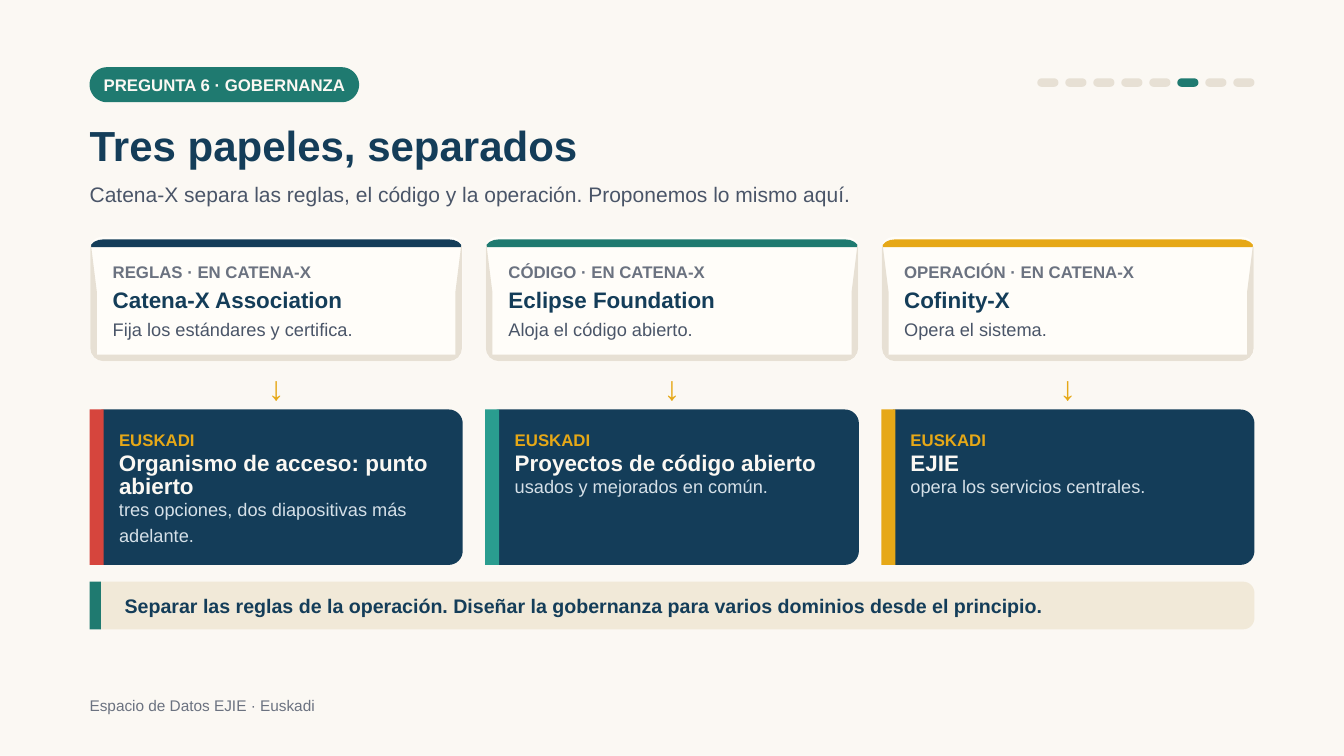
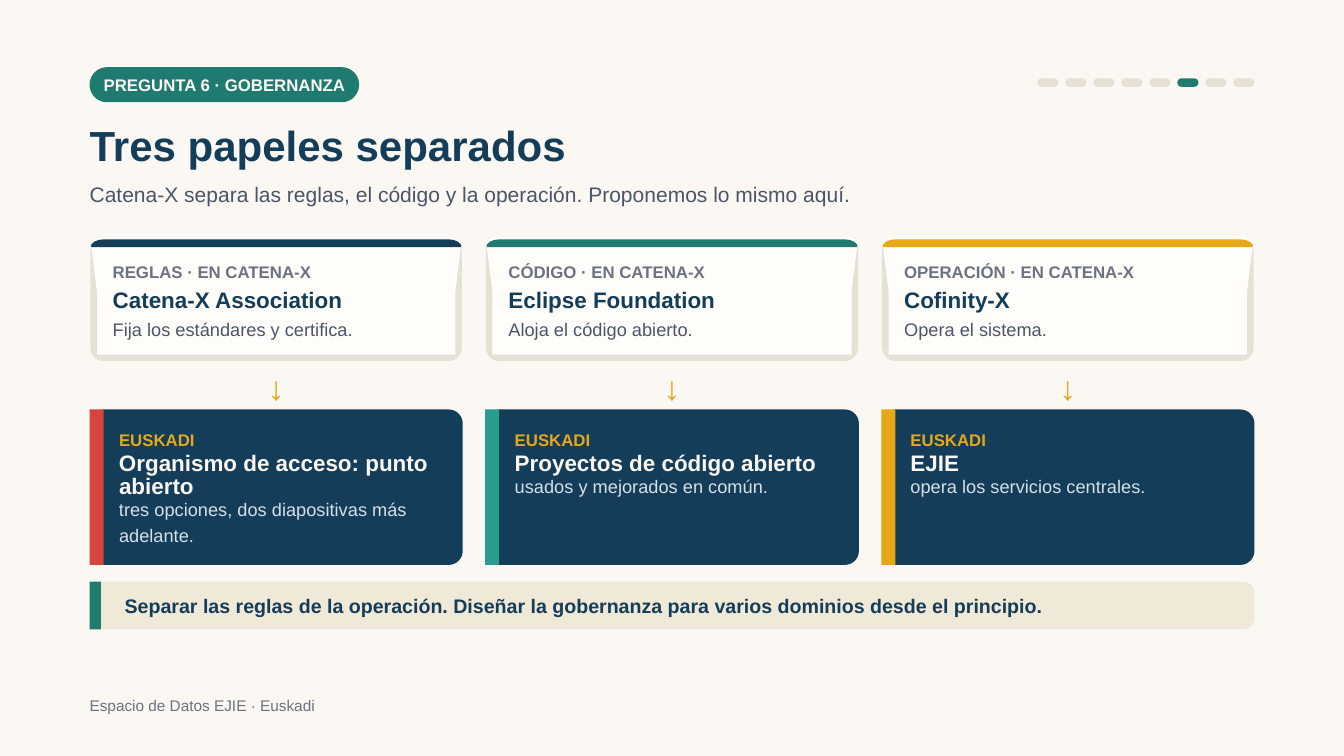
Before and after one commit to ma3u/MinimumViableHealthDataspacev2, a slide deck: slide 12 of docs/demos/euskadi-ejie-2026-es.pptx. Drawn at 1344x756 pixels with LibreOffice and Linux fonts; fonts in the diff are those of the drawing. Boxes give left, top, right and bottom in pixels: in the first picture for what was removed or moved away, otherwise in the second. Text is boxed around its words. In the diff, an @@ line names an element or a change of style, - is before the commit and + after.

```diff
--- a/docs/demos/euskadi-ejie-2026-es.pptx
+++ b/docs/demos/euskadi-ejie-2026-es.pptx
@@ text at (x1=90, y1=130, x2=566, y2=169): text changed @@
-Tres papeles, separados
+Tres papeles separados
```
Also in this commit, not shown: 18 other slides changed, 11 other files.
